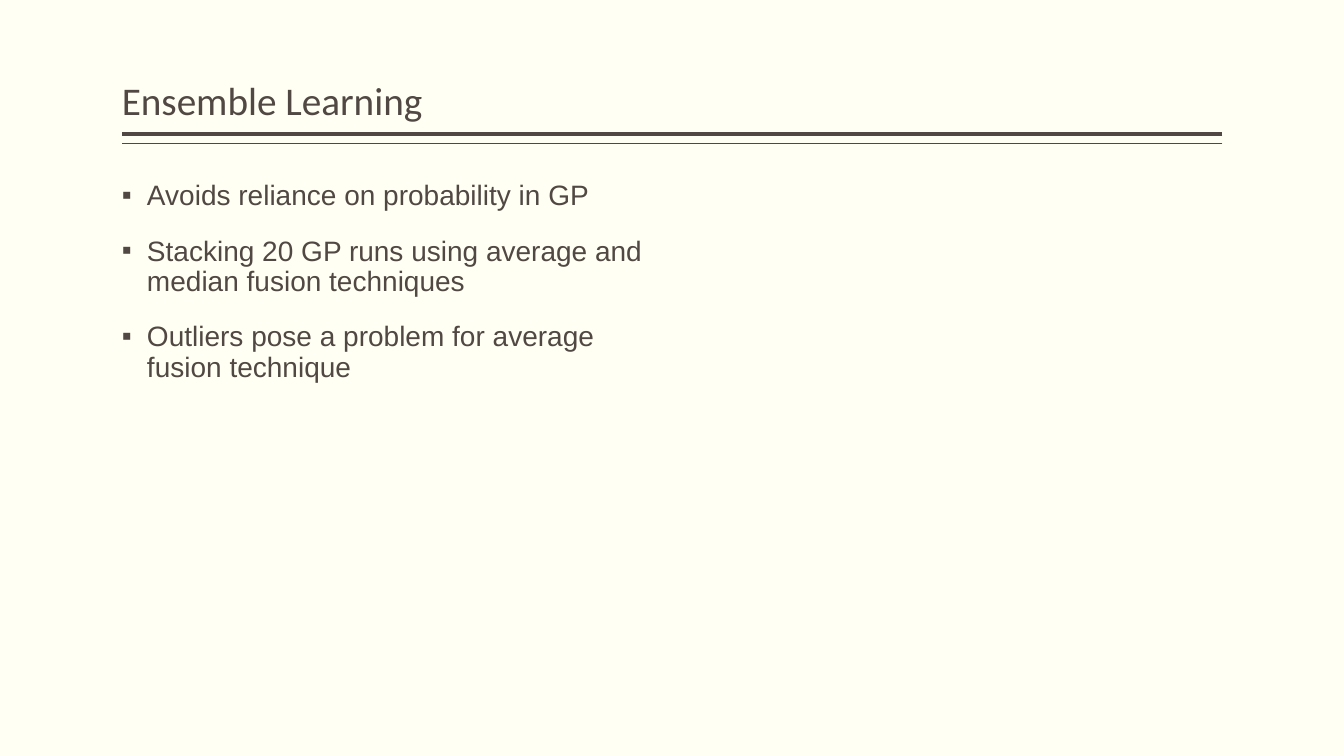
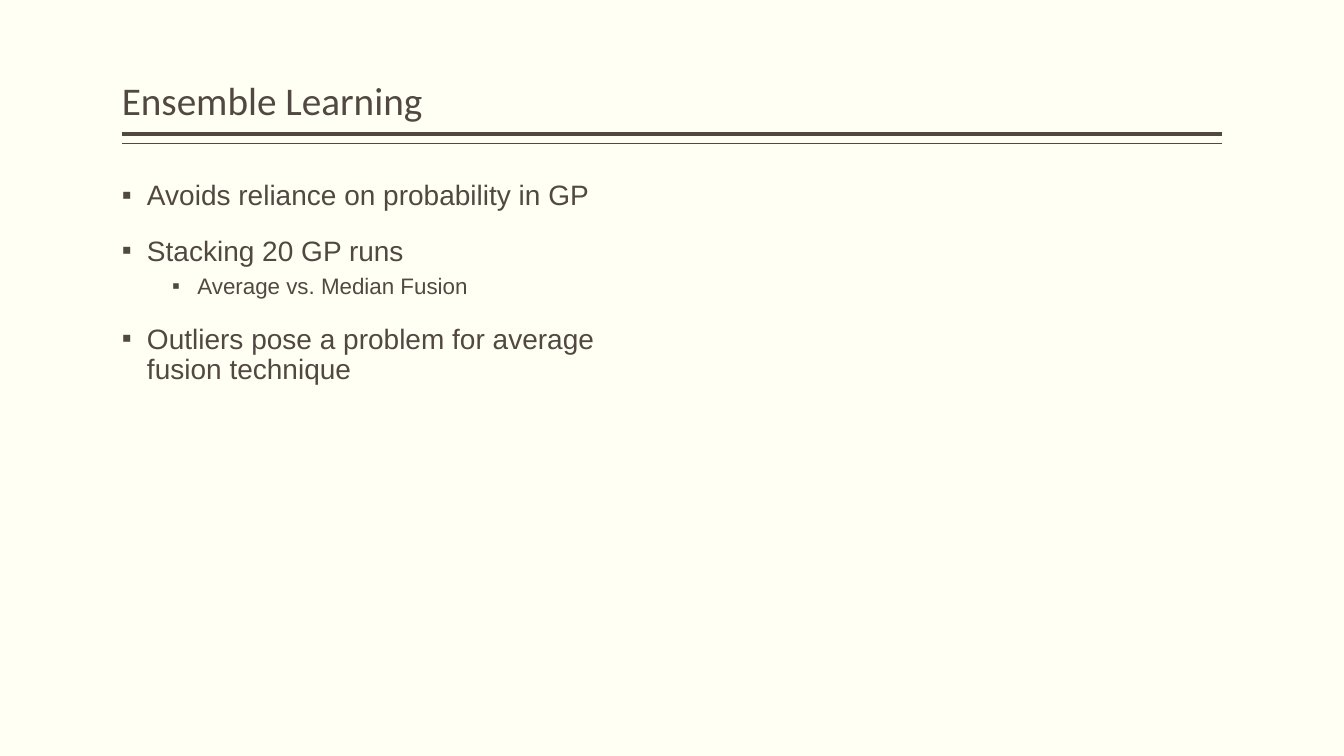
Before and after one commit to JamesEarle/GPP, a slide deck: slide 5 of GPP_Defense.pptx. Drawn at 1344x756 pixels with LibreOffice and Linux fonts; fonts in the diff are those of the drawing. Boxes give left, top, right and bottom in pixels: in the first picture for what was removed or moved away, otherwise in the second. Text is boxed around its words. In the diff, an @@ line names an element or a change of style, - is before the commit and + after.

```diff
--- a/GPP_Defense.pptx
+++ b/GPP_Defense.pptx
@@ text at (147, 240, 467, 299): text changed; size 20 to 16 pt @@
-▪ Stacking 20 GP runs using average and median fusion techniques
+▪ Stacking 20 GP runs
+  ▪ Average vs. Median Fusion
```
Also in this commit, not shown: 1 other slide changed, 6 slides added, 7 slides removed, 4 other files.
